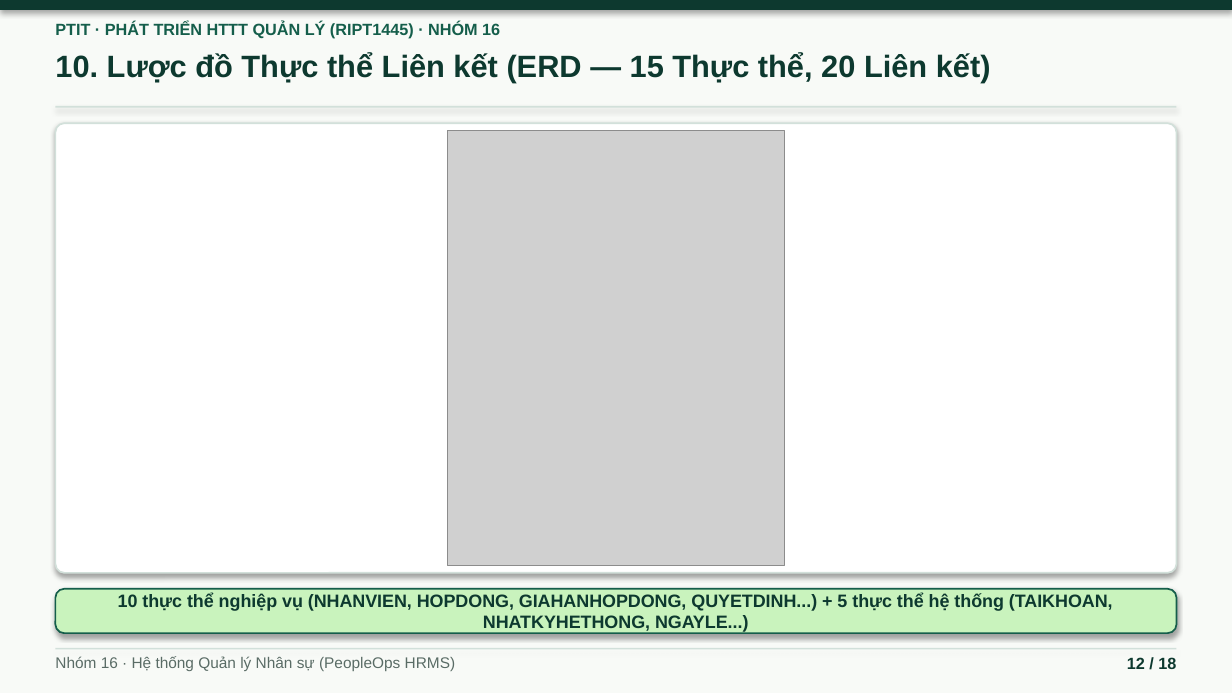
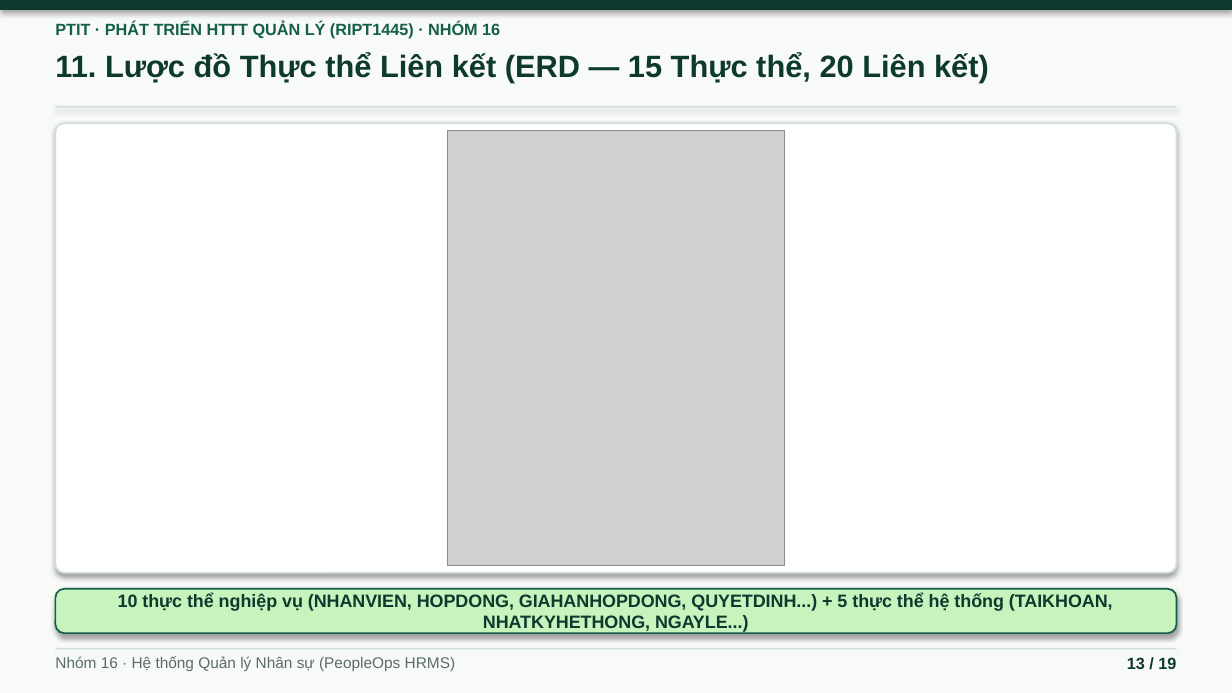
Before and after one commit to ninhduo263/human-resource-management-system, a slide deck: slide 13 of bao-cao/BAO_CAO_HTTTQL_Nhom16.pptx (slide 12 before the commit). Drawn at 1232x693 pixels with LibreOffice and Linux fonts; fonts in the diff are those of the drawing; grey boxes stand for pictures. Boxes give left, top, right and bottom in pixels: in the first picture for what was removed or moved away, otherwise in the second. Text is boxed around its words. In the diff, an @@ line names an element or a change of style, - is before the commit and + after.

```diff
--- a/bao-cao/BAO_CAO_HTTTQL_Nhom16.pptx
+++ b/bao-cao/BAO_CAO_HTTTQL_Nhom16.pptx
@@ text at (55, 53, 989, 83): text changed @@
-10. Lược đồ Thực thể Liên kết (ERD — 15 Thực thể, 20 Liên kết)
+11. Lược đồ Thực thể Liên kết (ERD — 15 Thực thể, 20 Liên kết)
@@ text at (1127, 657, 1176, 669): text changed @@
-12 / 18
+13 / 19
```
Also in this commit, not shown: 15 other slides changed, 1 slide added, 4 other files.
